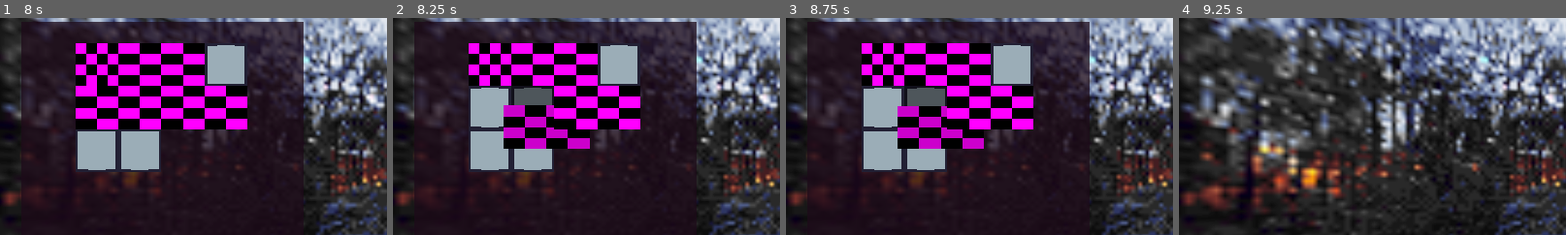
Above: before the commit, frames 1-4 (left to right).
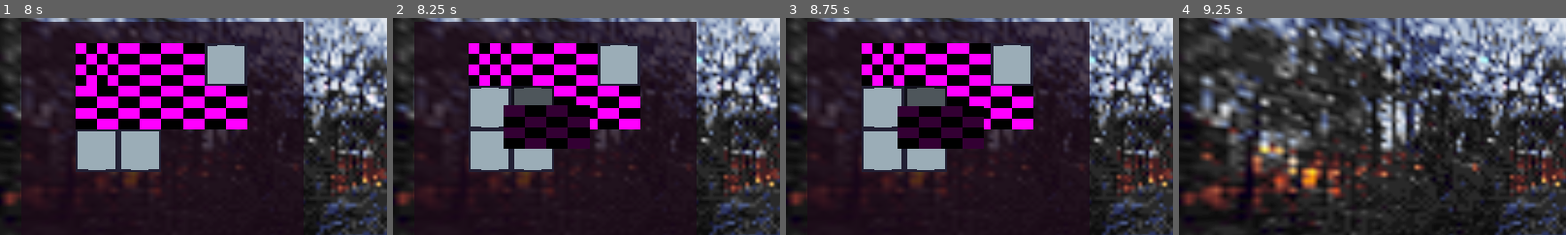
Above: after the commit, the same moments.

Repository: asciislvt/musical-sniffle
Game: Godot game, scene res://main.tscn
The game is run twice, just before and just after one commit, with the same random seed, the same clock (stepped at 60 frames per second) and the same inputs.
Inputs (mouse positions are % of the whole screen's width and height, from its top left):
- Up to frame 1 (8 s): tap Enter at 0.5, 2, 3.5 s; move the mouse to (45, 70) at 0.52 s; tap F (add_item) every 2.25 s from 0.6 to 7.35 s; click (45, 70) at 0.67 s; tap Space at 1.25, 2.75, 4.25 s; move the mouse to (80, 65) at 1.27 s; click (80, 65) at 1.35 s; move the mouse to (20, 35) at 2.02 s; tap Tab (tab) at 2.1, 4.35, 6.6 s; click (20, 35) at 2.17 s; move the mouse to (55, 50) at 2.77 s; click (55, 50) at 2.92 s; move the mouse to (35, 25) at 3.52 s; click (35, 25) at 3.6 s; move the mouse to (72, 45) at 4.27 s; click (72, 45) at 4.42 s; move the mouse to (30, 55) at 5.02 s; click (30, 55) at 5.17 s; move the mouse to (60, 28) at 5.77 s; click (60, 28) at 5.85 s; move the mouse to (45, 70) at 6.52 s; click (45, 70) at 6.67 s; move the mouse to (80, 65) at 7.27 s; click (80, 65) at 7.42 s
- Up to frame 2 (8.25 s): move the mouse to (20, 35) at 8.02 s; click (20, 35) at 8.1 s
- Up to frame 3 (8.75 s): no input
- Up to frame 4 (9.25 s): move the mouse to (55, 50) at 8.77 s; tap Tab (tab) at 8.85 s; click (55, 50) at 8.92 s
The pictures show only the part of the screen within x 0-50%, y 10-60%; the shares and areas given below are measured in that part.

Frame 1 is identical in both runs. In frame 2, 2.4% of the frame differs, in the area x 28-51%, y 40-61%; in frame 3, 2.4%; in frame 4, nothing differs.

Commit message:
got the ui part working kinda, there's a bug with the item highlighting but im sure ill get that sorted soon

Diff:
--- a/inventory/grid_item_data.gd
+++ b/inventory/grid_item_data.gd
@@ -3,9 +3,11 @@
 
 var anchor_pos: Vector2i
 var pos_taken: Array[Vector2i]
+var offsets: Array[Vector2i]
 var icon: Texture2D
 
 func _init(_pos_taken: Array[Vector2i], _data: ItemData) -> void:
 	pos_taken = _pos_taken
 	anchor_pos = pos_taken[0]
+	offsets = _data.shape_offset
 	icon = _data.icon
--- a/inventory/inventory_data.gd
+++ b/inventory/inventory_data.gd
@@ -18,6 +18,9 @@
 		print_debug("no space >:((")
 	else:
 		_place_item(_positions, _data)
+
+func try_place_item(_data: GridItemData) -> void:
+	pass
 
 func _place_item(_positions: Array[Vector2i], _data: ItemData) -> void:
 	var _new_item = GridItemData.new(_positions, _data)
--- a/inventory/ui/grid-inventory/grid_item.gd
+++ b/inventory/ui/grid-inventory/grid_item.gd
@@ -2,8 +2,10 @@
 class_name GridItem
 
 @export var icon: TextureRect
+
 var _anchor: Vector2i
 var _pos_taken: Array[Vector2i]
+var _offsets: Array[Vector2i]
 
 func _ready() -> void:
 	_set_state(ItemStates.ITEM_DEFAULT)
@@ -21,13 +23,33 @@
 	icon.texture = _data.icon
 	_anchor = _data.anchor_pos
 	_pos_taken = _data.pos_taken
+	_offsets = _data.offsets
 
 func hold_item() -> void:
 	_set_state(ItemStates.ITEM_HELD)
+
 	icon.mouse_filter = Control.MOUSE_FILTER_IGNORE
+	icon.z_index = 1
 
-func place_item(_anchor) -> void:
+func place_item(_anchor_slot: GridSlot) -> void:
 	_set_state(ItemStates.ITEM_DEFAULT)
+
+	icon.mouse_filter = Control.MOUSE_FILTER_PASS
+	icon.z_index = 0
+
+	var tween = get_tree().create_tween()
+	if !tween.is_valid():
+		tween.kill()
+
+	tween.tween_property(self, "position", _anchor_slot.position, 0.2)
+
+# func _on_item_held() -> void:
+# 	if _state != ItemStates.ITEM_HELD:
+# 		pass
+# 		_set_state(ItemStates.ITEM_HOVER)
+#
+# func _on_item_placed() -> void:
+# 	_set_state(ItemStates.ITEM_DEFAULT)
 
 func _on_mouse_entered() -> void:
 	if _state != ItemStates.ITEM_HELD:
--- a/inventory/ui/grid-inventory/grid_node.gd
+++ b/inventory/ui/grid-inventory/grid_node.gd
@@ -10,6 +10,7 @@
 
 enum ItemStates{
 	ITEM_DEFAULT,
+	ITEM_LOCKED,
 	ITEM_HOVER,
 	ITEM_HELD,
 }
@@ -29,6 +30,7 @@
 func _on_state_change() -> void:
 	match _state:
 		SlotStates.SLOT_DEFAULT:
+			mouse_filter = Control.MOUSE_FILTER_PASS
 			self.modulate = Color(1, 1, 1, 1)
 		SlotStates.SLOT_HOVER:
 			self.modulate = Color(0.5, 0.5, 0.5, 1)
@@ -39,10 +41,13 @@
 		ItemStates.ITEM_DEFAULT:
 			mouse_filter = Control.MOUSE_FILTER_PASS
 			self.modulate = Color(1, 1, 1, 1)
+		ItemStates.ITEM_LOCKED:
+			mouse_filter = Control.MOUSE_FILTER_STOP
+			self.modulate = Color(1, 1, 1, 1)
 		ItemStates.ITEM_HOVER:
-			self.modulate = Color(0.5, 0.5, 0.5, 1)
+			self.modulate = Color(1, 1, 1, 1)
 		ItemStates.ITEM_HELD:
-			self.modulate = Color(0.8, 0.8, 0.8, 1)
+			self.modulate = Color(1, 1, 1, 1)
 
 func _on_mouse_entered() -> void:
 	print_debug("mouse entered")
--- a/inventory/ui/grid-inventory/grid_slot.gd
+++ b/inventory/ui/grid-inventory/grid_slot.gd
@@ -1,5 +1,8 @@
 extends GridNode
 class_name GridSlot
+
+signal slot_hovered(slot: GridSlot)
+signal slot_left()
 
 @export var icon: TextureRect
 
@@ -15,8 +18,10 @@
 
 func _on_mouse_entered() -> void:
 	_set_state(SlotStates.SLOT_HOVER)
+	slot_hovered.emit(self)
 	# print_debug("mouse entered slot")
 
 func _on_mouse_exited() -> void:
 	_set_state(SlotStates.SLOT_DEFAULT)
+	slot_left.emit()
 	# print_debug("mouse exited slot")
--- a/inventory/ui/grid-inventory/inventory_grid.gd
+++ b/inventory/ui/grid-inventory/inventory_grid.gd
@@ -1,5 +1,8 @@
 extends PanelContainer
 class_name InventoryGrid
+
+signal item_picked()
+signal item_placed()
 
 @export var slot_scene: PackedScene
 @export var item_scene: PackedScene
@@ -8,7 +11,8 @@
 
 var _slots: Dictionary[Vector2i, GridSlot] = {}
 var _columns: int
-var _item_held: Control
+var _slot_hovered: GridSlot
+var _item_held: GridItem
 
 func _ready() -> void:
 	if !slot_container:
@@ -49,7 +53,6 @@
 	if !_items.is_empty():
 		for _item in _items:
 			var _parent = _item.anchor_pos
-			print_debug(_slots[_parent])
 			_add_item(_slots[_parent], _item)
 	else:
 		return
@@ -60,15 +63,18 @@
 			if child.is_hovered():
 				child.hold_item()
 				_item_held = child
+				item_picked.emit()
 
 func _place_item() -> void:
-	for child in slot_container.get_children():
-		if child is GridSlot:
-			if child.is_hovered():
-				print("place da item >:DD")
-				return
-			else:
-				print_debug("return da item >:3")
+	var _anchor_slot: GridSlot
+	if _slot_hovered:
+		_anchor_slot = _slot_hovered
+	else:
+		_anchor_slot = _slots[_item_held._anchor]
+
+	_item_held.place_item(_anchor_slot)
+	_item_held = null
+	item_placed.emit()
 
 func _clear_slots() -> void:
 	for _child in slot_container.get_children():
@@ -82,7 +88,6 @@
 func _add_item(_parent: Control, _data: GridItemData):
 	var _item: GridItem = item_scene.instantiate()
 
-	print_debug(_parent.get_screen_position())
 	_item.set_position(_parent.position)
 	_item.load_item(_data)
 	item_container.add_child(_item)
@@ -90,10 +95,19 @@
 func _add_slot(_parent: Node, _pos: Vector2i) -> void:
 	var _slot: GridSlot = slot_scene.instantiate()
 
+	_slot.slot_hovered.connect(self._on_slot_hovered)
+	_slot.slot_left.connect(self._on_slot_left)
+
 	_slot.set_grid_position(_pos)
 	_slots[_pos] = _slot
 	_parent.add_child(_slot)
 
+func _on_slot_hovered(slot: GridSlot) -> void:
+	_slot_hovered = slot
+
+func _on_slot_left() -> void:
+	_slot_hovered = null
+
 func _on_inv_updated(_data: InventoryData) -> void:
 	print_debug("inventory updated, rebuilding!")
 	_build_inventory(_data)
